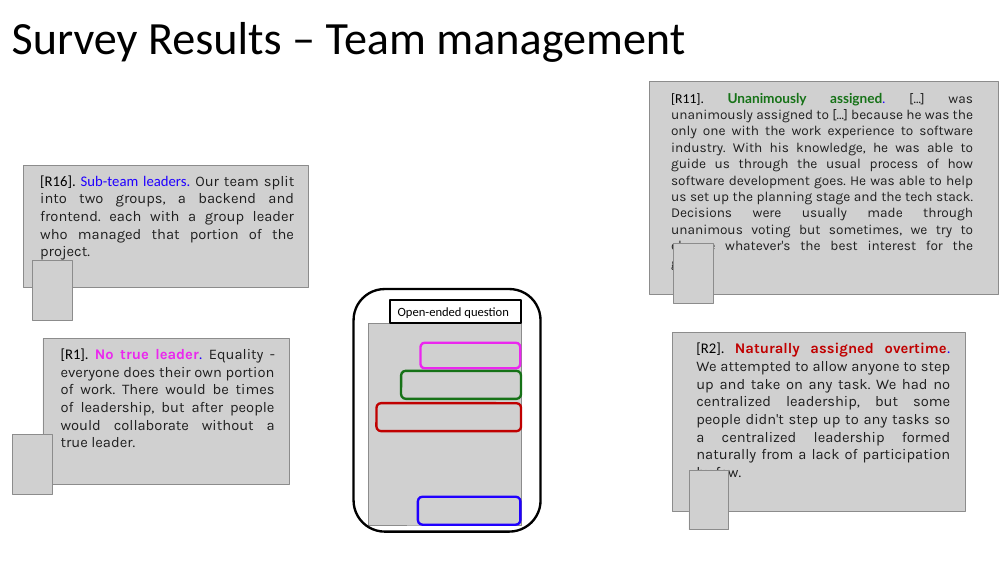
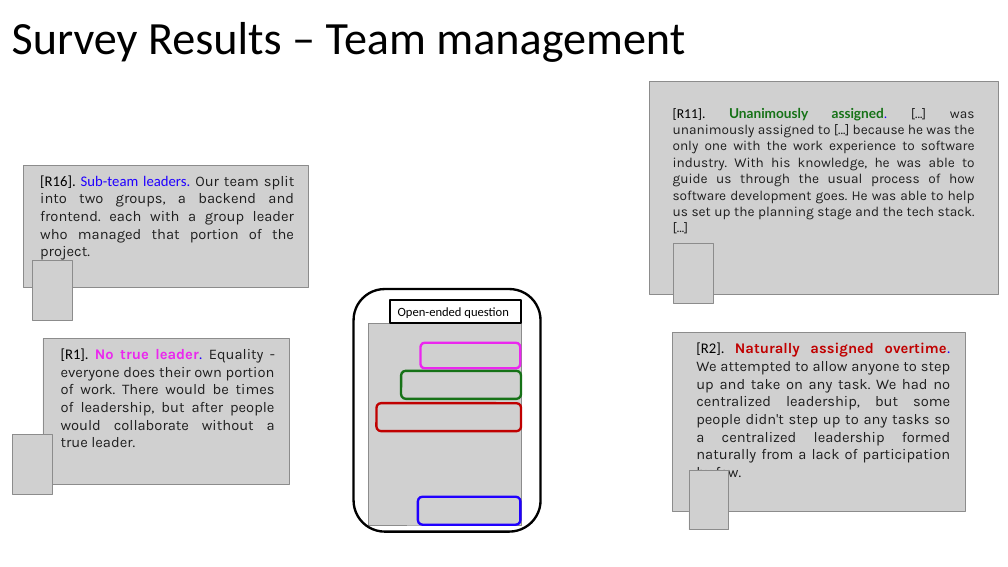
Before and after one commit to johnxu21/johnxu21.github.io, a slide deck: slide 14 of teaching/CS472/Timetable/Survey_Presentation.pptx. Drawn at 1008x567 pixels with LibreOffice and Linux fonts; fonts in the diff are those of the drawing; grey boxes stand for pictures. Boxes give left, top, right and bottom in pixels: in the first picture for what was removed or moved away, otherwise in the second. Text is boxed around its words. In the diff, an @@ line names an element or a change of style, - is before the commit and + after.

```diff
--- a/teaching/CS472/Timetable/Survey_Presentation.pptx
+++ b/teaching/CS472/Timetable/Survey_Presentation.pptx
@@ text at (673,108,975,220): text changed @@
-[R11]. Unanimously assigned. […] was unanimously assigned to […] because he was the only one with the work experience to software industry. With his knowledge, he was able to guide us through the usual process of how software development goes. He was able to help us set up the planning stage and the tech stack. Decisions were usually made through unanimous voting but sometimes, we try to choose whatever's the best interest for the group.
+[R11]. Unanimously assigned. […] was unanimously assigned to […] because he was the only one with the work experience to software industry. With his knowledge, he was able to guide us through the usual process of how software development goes. He was able to help us set up the planning stage and the tech stack. […]
```
Also in this commit, not shown: 10 other slides changed, 2 other files.
